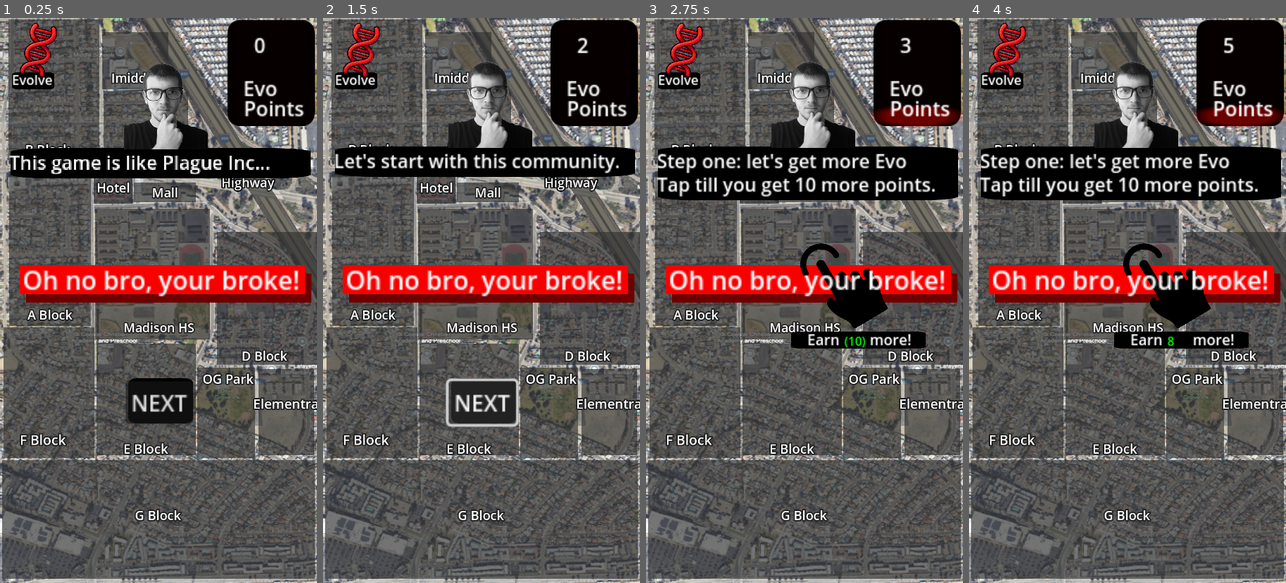
Above: before the commit, frames 1-4 (left to right).
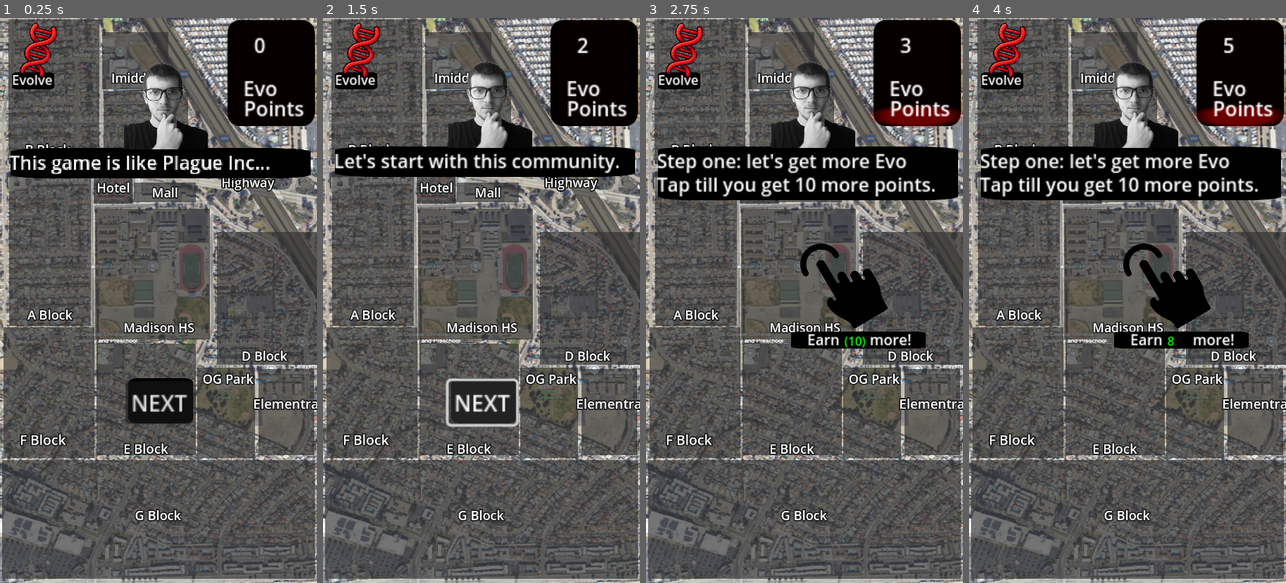
Above: after the commit, the same moments.

Repository: had2020/Slient_Killer
Game: Godot game, scene res://levels/world.tscn
Same seed, same stepped clock (60 frames per second), same inputs: the game is played once before the commit and once after it. Sound files missing from this copy of the repository are replaced by a short silence.
Inputs (mouse positions are in pixels of both pictures, inside the frame that each line leads up to):
- Up to frame 1 (0.25 s): no input
- Up to frame 2 (1.5 s): click "NEXT" at 0.5 s; click "NEXT" at 1.25 s
- Up to frame 3 (2.75 s): click "NEXT" at 2 s
- Up to frame 4 (4 s): tap Enter at 2.75 s; move the mouse to (1197, 272) at 2.77 s; press the mouse at (1197, 272) at 2.78 s; tap Space at 3.5 s; move the mouse to (1064, 328) at 3.52 s; release the mouse at (1064, 328) at 3.53 s; click (1064, 328) at 3.6 s

The runs differ from the first frame. In frame 1, 6.0% of the frame differs, in the area x 6-99%, y 43-51%; in frame 2, 6.0%; in frame 3, 5.4%; in frame 4, 5.4%.

Commit message:
new lore

Diff:
--- a/slient_killer/code/GM.gd
+++ b/slient_killer/code/GM.gd
@@ -7,6 +7,10 @@
 var check_to_evo = 0;
 
 var played_cap = false;
+
+func clear_messages():
+	for child in $Gui/Messages.get_children():
+		child.visible = false
 
 func _physics_process(delta: float) -> void:
 	if Globals.sigma	:
@@ -80,7 +84,7 @@
 			$Gui/story/Next_Button.visible = false;
 			$Gui/story.visible = false;
 
-# TODO game over
+# TODO game over and clear_messages() beforehand
 func _on_infection_timer_timeout() -> void:
 	$Timer_to_infect.start();
 	var children = $Gui/Zone_points.get_child_count();
--- /dev/null
+++ b/slient_killer/levels/broke_alert.gd
@@ -0,0 +1,11 @@
+extends Label
+
+
+# Called when the node enters the scene tree for the first time.
+func _ready() -> void:
+	pass # Replace with function body.
+
+
+# Called every frame. 'delta' is the elapsed time since the previous frame.
+func _process(delta: float) -> void:
+	pass
--- a/slient_killer/levels/world.tscn
+++ b/slient_killer/levels/world.tscn
@@ -2009,7 +2009,7 @@
 offset_right = 274.0
 offset_bottom = 288.0
 scale = Vector2(2.4, 2.4)
-text = "Yeah, hotels are just giant"
+text = "The snacks were to expensive"
 script = ExtResource("21_ch027")
 
 [node name="backdrop" type="Sprite2D" parent="Gui/Messages/hotel"]
@@ -2046,7 +2046,7 @@
 offset_right = 256.417
 offset_bottom = 42.5834
 scale = Vector2(0.999995, 0.999995)
-text = "tourist traps anyway!"
+text = "anyway."
 
 [node name="backdrop" type="Sprite2D" parent="Gui/Messages/hotel/extra"]
 modulate = Color(0, 0, 0, 1)
@@ -2109,7 +2109,116 @@
 scale = Vector2(2, 0.2)
 texture = ExtResource("4_712nc")
 
+[node name="D_block" type="Label" parent="Gui/Messages"]
+visible = false
+texture_filter = 1
+offset_left = 18.0
+offset_top = 265.0
+offset_right = 274.0
+offset_bottom = 288.0
+scale = Vector2(2.4, 2.4)
+text = "These guys were too close to the"
+script = ExtResource("21_ch027")
+
+[node name="backdrop" type="Sprite2D" parent="Gui/Messages/D_block"]
+modulate = Color(0, 0, 0, 1)
+z_index = -1
+position = Vector2(129, 12.5)
+scale = Vector2(2, 0.2)
+texture = ExtResource("4_712nc")
+
+[node name="profile" type="Sprite2D" parent="Gui/Messages/D_block"]
+position = Vector2(133.5, -47)
+scale = Vector2(0.300003, 0.300003)
+texture = ExtResource("5_712nc")
+
+[node name="Button" type="Button" parent="Gui/Messages/D_block"]
+layout_mode = 0
+offset_left = 109.167
+offset_top = 222.083
+offset_right = 139.167
+offset_bottom = 253.083
+scale = Vector2(1.38333, 1.38333)
+text = "Ok"
+
+[node name="Backdrop" type="Sprite2D" parent="Gui/Messages/D_block/Button"]
+self_modulate = Color(0, 0, 0, 1)
+z_index = -1
+position = Vector2(15, 16.6667)
+scale = Vector2(0.254044, 0.229275)
+texture = ExtResource("4_712nc")
+
+[node name="extra" type="Label" parent="Gui/Messages/D_block"]
+offset_left = 0.416667
+offset_top = 19.5834
+offset_right = 256.417
+offset_bottom = 42.5834
+scale = Vector2(0.999995, 0.999995)
+text = "highway anyway."
+
+[node name="backdrop" type="Sprite2D" parent="Gui/Messages/D_block/extra"]
+modulate = Color(0, 0, 0, 1)
+z_index = -1
+position = Vector2(129, 12.5)
+scale = Vector2(2, 0.2)
+texture = ExtResource("4_712nc")
+
+[node name="F_block" type="Label" parent="Gui/Messages"]
+visible = false
+texture_filter = 1
+offset_left = 18.0
+offset_top = 265.0
+offset_right = 274.0
+offset_bottom = 288.0
+scale = Vector2(2.4, 2.4)
+text = "These guys probably say, their"
+script = ExtResource("21_ch027")
+
+[node name="backdrop" type="Sprite2D" parent="Gui/Messages/F_block"]
+modulate = Color(0, 0, 0, 1)
+z_index = -1
+position = Vector2(129, 12.5)
+scale = Vector2(2, 0.2)
+texture = ExtResource("4_712nc")
+
+[node name="profile" type="Sprite2D" parent="Gui/Messages/F_block"]
+position = Vector2(133.5, -47)
+scale = Vector2(0.300003, 0.300003)
+texture = ExtResource("5_712nc")
+
+[node name="Button" type="Button" parent="Gui/Messages/F_block"]
+layout_mode = 0
+offset_left = 109.167
+offset_top = 222.083
+offset_right = 139.167
+offset_bottom = 253.083
+scale = Vector2(1.38333, 1.38333)
+text = "Ok"
+
+[node name="Backdrop" type="Sprite2D" parent="Gui/Messages/F_block/Button"]
+self_modulate = Color(0, 0, 0, 1)
+z_index = -1
+position = Vector2(15, 16.6667)
+scale = Vector2(0.254044, 0.229275)
+texture = ExtResource("4_712nc")
+
+[node name="extra" type="Label" parent="Gui/Messages/F_block"]
+offset_left = 0.416667
+offset_top = 19.5834
+offset_right = 256.417
+offset_bottom = 42.5834
+scale = Vector2(0.999995, 0.999995)
+text = "so far way from target."
+
+[node name="backdrop" type="Sprite2D" parent="Gui/Messages/F_block/extra"]
+modulate = Color(0, 0, 0, 1)
+z_index = -1
+position = Vector2(129, 12.5)
+scale = Vector2(2, 0.2)
+texture = ExtResource("4_712nc")
+
 [node name="broke_alert" type="Label" parent="Gui"]
+visible = false
 layout_mode = 0
 offset_left = 45.0
 offset_top = 495.0
@@ -2377,6 +2486,8 @@
 [connection signal="button_down" from="Gui/Messages/mall/Button" to="Gui/Messages/mall" method="_on_button_button_down"]
 [connection signal="button_down" from="Gui/Messages/hotel/Button" to="Gui/Messages/hotel" method="_on_button_button_down"]
 [connection signal="button_down" from="Gui/Messages/A_block/Button" to="Gui/Messages/A_block" method="_on_button_button_down"]
+[connection signal="button_down" from="Gui/Messages/D_block/Button" to="Gui/Messages/D_block" method="_on_button_button_down"]
+[connection signal="button_down" from="Gui/Messages/F_block/Button" to="Gui/Messages/F_block" method="_on_button_button_down"]
 [connection signal="timeout" from="Infection_Timer" to="." method="_on_infection_timer_timeout"]
 [connection signal="timeout" from="Timer_to_infect" to="." method="_on_timer_to_infect_timeout"]
 [connection signal="timeout" from="Zone_refill" to="." method="_on_zone_refill_timeout"]
--- a/slient_killer/levels/zone_points.gd
+++ b/slient_killer/levels/zone_points.gd
@@ -26,6 +26,9 @@
 				$"../../zones/Madison/MeshInstance3D".material_override = infected_material;
 				$Madison.queue_free()
 			"A_Block":
+				clear_messages()
+				$"../../Sound_effects/News".play()
+				$"../Messages/A_block".visible = true
 				var infected_material = preload("res://assets/materials/infected.tres");
 				$"../../zones/A_Block/MeshInstance3D".material_override = infected_material;
 				$"A block".queue_free()
@@ -41,10 +44,16 @@
 				$"../../zones/C_Block/MeshInstance3D".material_override = infected_material;
 				$"C block".queue_free()
 			"Hotel":
+				clear_messages()
+				$"../../Sound_effects/News".play()
+				$"../Messages/hotel".visible = true
 				var infected_material = preload("res://assets/materials/infected.tres");
 				$"../../zones/Hotel/MeshInstance3D".material_override = infected_material;
 				$"Hotel".queue_free()
 			"Mall":
+				clear_messages()
+				$"../../Sound_effects/News".play()
+				$"../Messages/mall".visible = true
 				var infected_material = preload("res://assets/materials/infected.tres");
 				$"../../zones/Mall/MeshInstance3D".material_override = infected_material;
 				$"Mall".queue_free()
@@ -56,10 +65,16 @@
 				$"../../zones/Park/MeshInstance3D".material_override = infected_material;
 				$"Park".queue_free()
 			"D_Block":
+				clear_messages()
+				$"../../Sound_effects/News".play()
+				$"../Messages/D_block".visible = true
 				var infected_material = preload("res://assets/materials/infected.tres");
 				$"../../zones/D_Block/MeshInstance3D".material_override = infected_material;
 				$"D block".queue_free()
 			"F_Block":
+				clear_messages()
+				$"../../Sound_effects/News".play()
+				$"../Messages/F_block".visible = true
 				var infected_material = preload("res://assets/materials/infected.tres");
 				$"../../zones/F_Block/MeshInstance3D".material_override = infected_material;
 				$"F Block".queue_free()
@@ -68,6 +83,9 @@
 				$"../../zones/E_Block/MeshInstance3D".material_override = infected_material;
 				$"E block".queue_free()
 			"G_Block":
+				clear_messages()
+				$"../../Sound_effects/News".play()
+				$"../Messages/alot".visible = true
 				var infected_material = preload("res://assets/materials/infected.tres");
 				$"../../zones/G_Block/MeshInstance3D".material_override = infected_material;
 				$"G block".queue_free()
